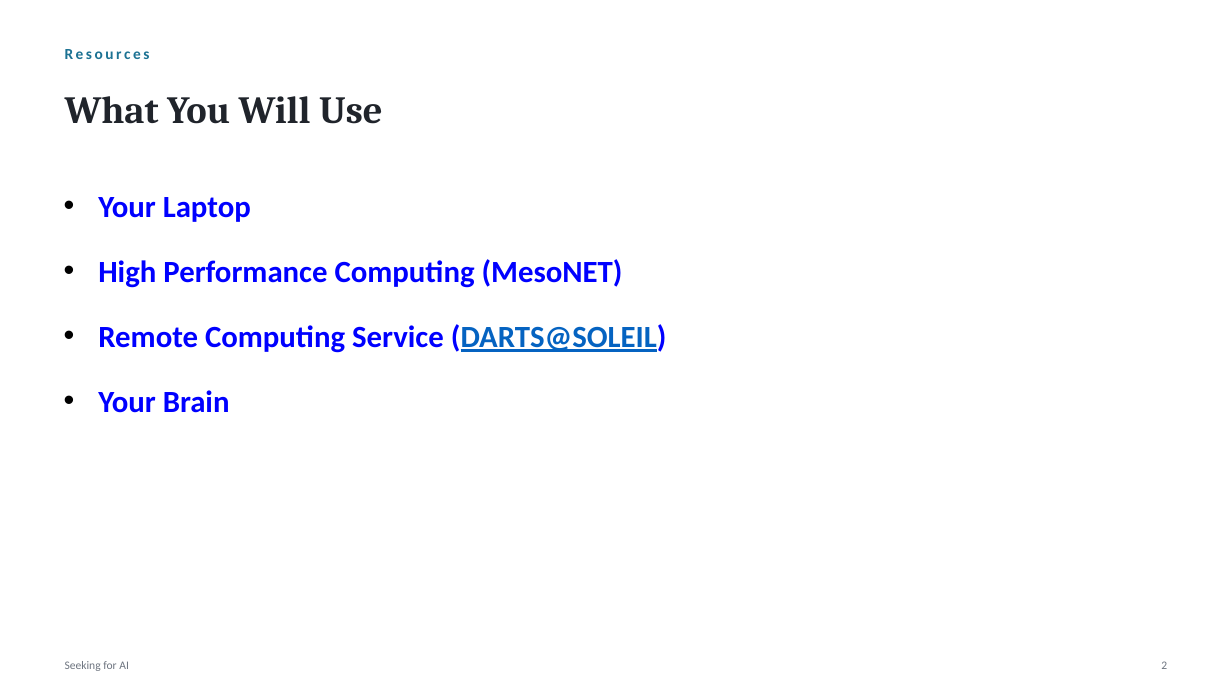
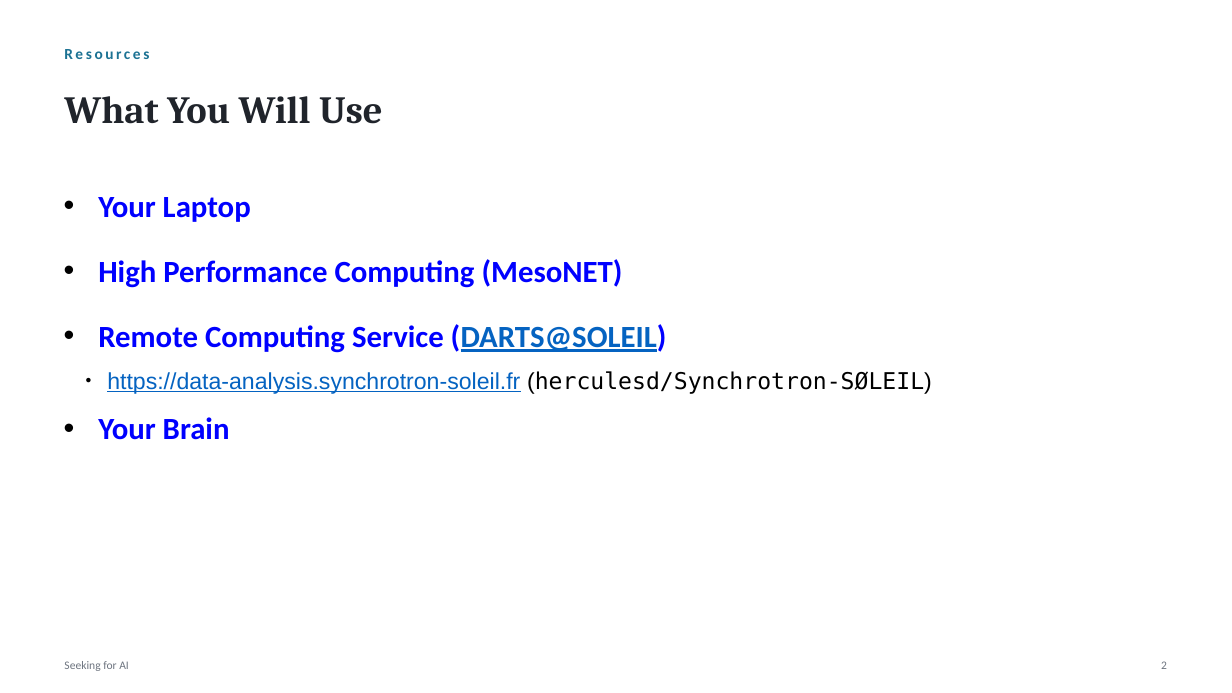
Before and after one commit to mccode-dev/PaNRAID, a slide deck: slide 16 of 21_September_Monday/01_Seeking_for_AI/01_Seeking_for_AI.pptx. Drawn at 1232x693 pixels with LibreOffice and Linux fonts; fonts in the diff are those of the drawing; background and template pictures are left out. Boxes give left, top, right and bottom in pixels: in the first picture for what was removed or moved away, otherwise in the second. Text is boxed around its words. In the diff, an @@ line names an element or a change of style, - is before the commit and + after.

```diff
--- a/21_September_Monday/01_Seeking_for_AI/01_Seeking_for_AI.pptx
+++ b/21_September_Monday/01_Seeking_for_AI/01_Seeking_for_AI.pptx
@@ text at box(107, 371, 932, 394): paragraph added @@
+  ● https://data-analysis.synchrotron-soleil.fr (herculesd/Synchrotron-SØLEIL)
```
Also in this commit, not shown: 9 other slides changed, 1 slide added, 1 slide removed, 3 other files.
